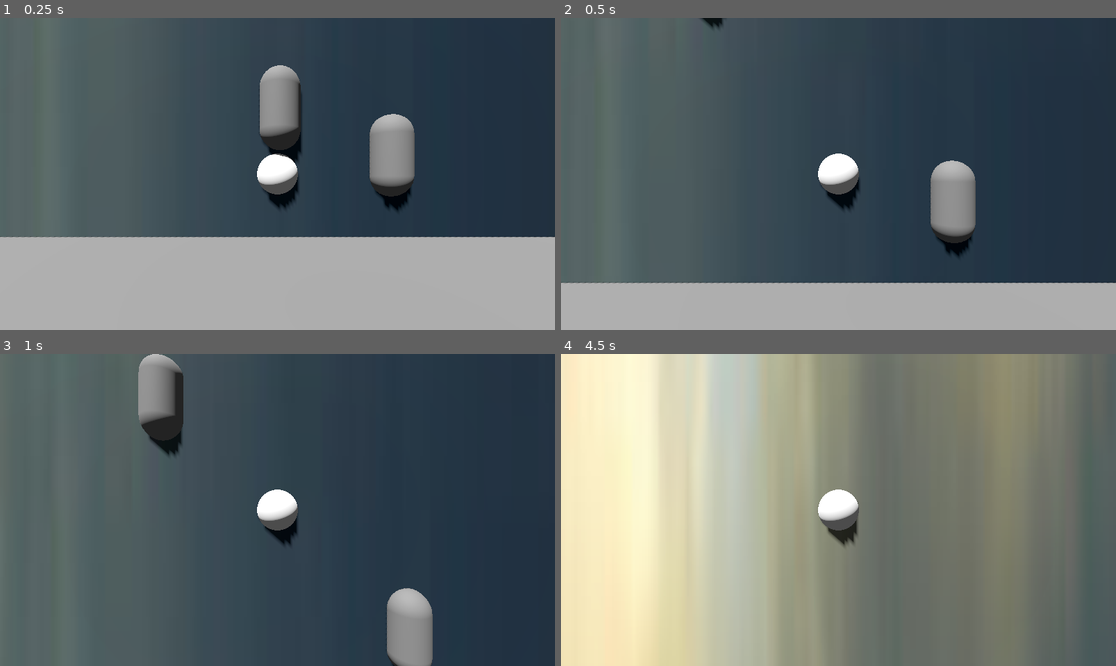
Above: before the commit, frames 1-4 (two rows, left to right).
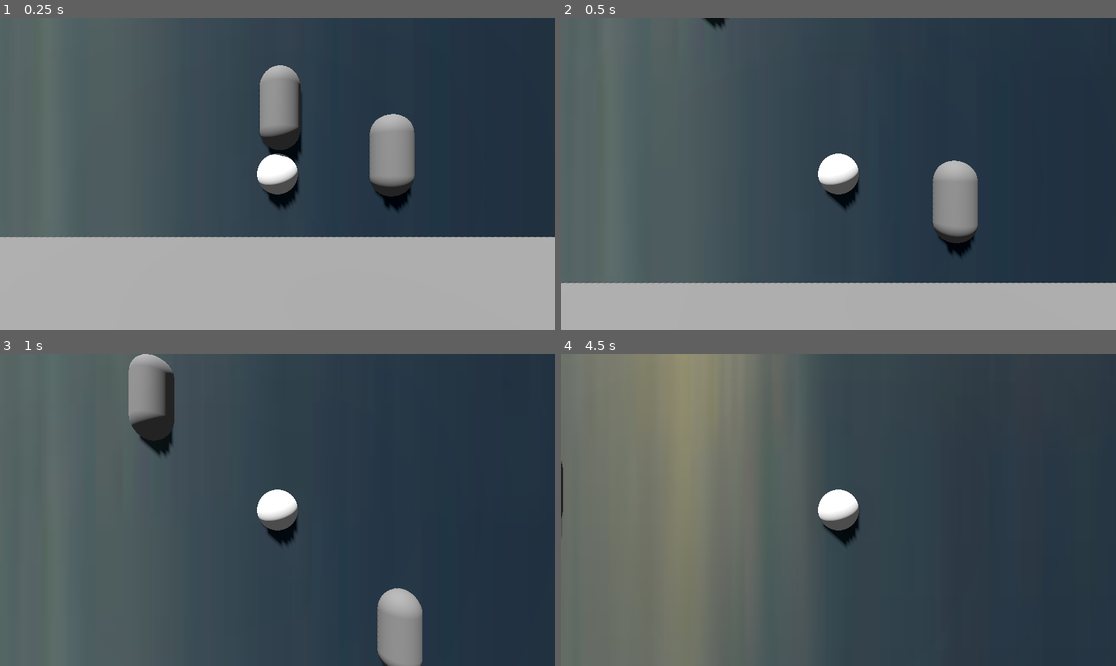
Above: after the commit, the same moments.

Repository: akkajoe/FallingUp
Game: Godot game, scene res://main.tscn
Same seed, same stepped clock (60 frames per second), same inputs: the game is played once before the commit and once after it.
Inputs:
- Up to frame 1 (0.25 s): no input
- Up to frame 2 (0.5 s): no input
- Up to frame 3 (1 s): hold Right (right) from 0.53 s (still down)
- Up to frame 4 (4.5 s): release Right (right) at 1.28 s; hold A (left) 1.28-2.03 s; hold Right (right) 2.03-3.53 s; hold A (left) from 3.53 s (still down)

Frame 1 is identical in both runs. In frame 2, 0.5% of the frame differs, in the area x 0-100%, y 0-86%; in frame 3, 2.7%; in frame 4, 99%, in the area x 0-100%, y 0-100%.

Commit message:
bounce on the ground

Diff:
--- a/fallingup/player.gd
+++ b/fallingup/player.gd
@@ -1,28 +1,34 @@
+# player.gd
 extends CharacterBody3D
 
-@export var float_speed = 4.5
-@export var sink_speed = 2.0
-@export var drift_speed = 4.0
-@export var drift_smoothness = 5.0
-@export var sink_delay = 5.0
-@export var glow_green_threshold = 2.0
+@export var float_speed            = 4.5
+@export var drift_speed            = 4.0
+@export var acc_x                  = 4.0
+@export var sink_delay             = 6.0
+@export var glow_green_threshold   = 2.0
+@export var glow_fall_rate   := 0.1    # glow units lost per second while sinking
 
-@export var glow_fall_rate := 0.1    # glow units lost per second while sinking
-@export var ground_delay = 2.0       # seconds on ground before red
+@export var push_strength          = 6.0    # how hard we get knocked sideways
+@export var knockback_duration     = 1.0    # force override lasts exactly 1 s
 
-@onready var mesh      = $Node3D/MeshInstance3D as MeshInstance3D
-@onready var world_env = get_tree().get_current_scene().get_node("WorldEnvironment") as WorldEnvironment
+@export var bounce_restitution     = 0.8    # fraction of downward speed retained on bounce
+@export var min_bounce_speed       = 0.2    # if bounce would be smaller, stop bouncing
 
-# acceleration in the x-axis when the direction turns
-@export var acc_x = 4.0
-# keep track of your current sideways speed
-var current_turn_speed = 0.0
+const BOUNCE_IMPULSE : float = 8.0
 
-var state = "floating"
-var time_since_last_collect = 0.0
+var current_turn_speed       = 0.0
+var state                    = "floating"
+var time_since_last_collect  = 0.0
+var _ground_contact_started  = false
+var _ground_contact_time     = 0.0
 
-var _ground_contact_started = false
-var _ground_contact_time = 0.0
+# knock-back state
+var in_knockback             = false
+var knockback_velocity       = 0.0
+var knockback_timer          = 0.0
+
+@onready var mesh            = $Node3D/MeshInstance3D as MeshInstance3D
+@onready var world_env       = get_tree().get_current_scene().get_node("WorldEnvironment") as WorldEnvironment
 
 var override_mat: StandardMaterial3D
 var gravity = ProjectSettings.get_setting("physics/3d/default_gravity")
@@ -40,63 +46,68 @@
 func _physics_process(delta):
 	time_since_last_collect += delta
 
-	# — start sinking if no collection —
+	# — sinking trigger —
 	if state == "floating" and time_since_last_collect >= sink_delay:
 		state = "sinking"
 		time_since_last_collect = 0.0
-		print("No collections for %.1f s — sinking!" % sink_delay)
 
-	# — win immediately if glow too high —
-	if world_env.environment.glow_strength >= glow_green_threshold:
-		override_mat.albedo_color = Color(0, 1, 0)
+	# — win (green) check —
+	if state != "gameover" and world_env.environment.glow_strength >= glow_green_threshold:
 		state = "gameover"
+		override_mat.albedo_color = Color(0,1,0)
+		velocity = Vector3.ZERO
+		move_and_slide()
 		return
 
-	# — continuous fade while falling (before hitting ground) —
-	if state == "sinking" and not is_on_floor():
+	# — freeze on gameover —
+	if state == "gameover":
+		velocity = Vector3.ZERO
+		move_and_slide()
+		return
+
+	# — vertical: float up vs fall —
+	if state == "floating":
+		velocity.y = float_speed
+	else:
 		velocity.y -= gravity * delta
-		world_env.environment.glow_strength = clamp(
-			world_env.environment.glow_strength - glow_fall_rate * delta,
-			0.0, glow_green_threshold
-		)
+		if not is_on_floor():
+			world_env.environment.glow_strength = clamp(
+				world_env.environment.glow_strength - glow_fall_rate * delta,
+				0.0, glow_green_threshold
+			)
 
-	# — ground-hit timer & game-over logic —
-	if state == "sinking" and is_on_floor():
-		if not _ground_contact_started:
-			print("CHECK")
-			_ground_contact_started = true
-			_ground_contact_time = 0.0
+	# — track floor before move —
+	var was_on_floor = is_on_floor()
+
+	# — sideways: knockback override or normal drift —
+	if in_knockback:
+		velocity.x = knockback_velocity
+		knockback_timer -= delta
+		if knockback_timer <= 0:
+			in_knockback = false
+			current_turn_speed = 0.0
+	else:
+		var input_x = -Input.get_axis("left", "right")  # correct axis
+		var target_x = input_x * drift_speed
+		current_turn_speed = move_toward(current_turn_speed, target_x, acc_x * delta)
+		velocity.x = current_turn_speed
+
+	# — move the body —
+	move_and_slide()
+
+	# — bounce like a ball when you hit ground —
+	if state == "sinking" and not was_on_floor and is_on_floor():
+		var new_vy = abs(velocity.y) * bounce_restitution
+		if new_vy > min_bounce_speed:
+			velocity.y = new_vy
 		else:
-			_ground_contact_time += delta
-			print("CHECK2")
-			if _ground_contact_time >= ground_delay:
-				# you can swap in your bounce or game-over tweak here
-				override_mat.albedo_color = Color(1, 0, 0)
-				print("GAME OVER: on ground for %.1f s" % ground_delay)
-		return
-	else:
-		_ground_contact_started = false
-
-	# — vertical movement based on state —
-	match state:
-		"floating":
+			# bounce too small → switch back to floating
+			state = "floating"
 			velocity.y = float_speed
-		"sinking":
-			pass
-		"gameover":
-			velocity = Vector3.ZERO
-
-	# — X-axis steering with acceleration —
-	var in_x = Input.get_axis("left", "right")
-	var target_turn_speed = in_x * drift_speed
-	current_turn_speed = move_toward(current_turn_speed, target_turn_speed, acc_x * delta)
-	velocity.x = current_turn_speed
-
-	# — apply the slide (Godot 4 style) —
-	move_and_slide()
 
 
 func register_collected_obstacle(_obs: Node) -> void:
+	# — reset glow & state —
 	state = "floating"
 	time_since_last_collect = 0.0
 	_ground_contact_started = false
@@ -104,5 +115,13 @@
 		world_env.environment.glow_strength + 0.02,
 		0.0, glow_green_threshold
 	)
-	override_mat.albedo_color = Color(1, 1, 1)
-	print("Collected! Glow is now ", world_env.environment.glow_strength)
+	override_mat.albedo_color = Color(1,1,1)
+
+	# — vertical bounce impulse —
+	velocity.y = BOUNCE_IMPULSE
+
+	# — sustained sideways knock-back —
+	var dir = (global_position - _obs.global_position).normalized()
+	knockback_velocity = dir.x * push_strength
+	knockback_timer = knockback_duration
+	in_knockback = true
Not shown, added: fallingup/player.tscn3112246834.tmp
